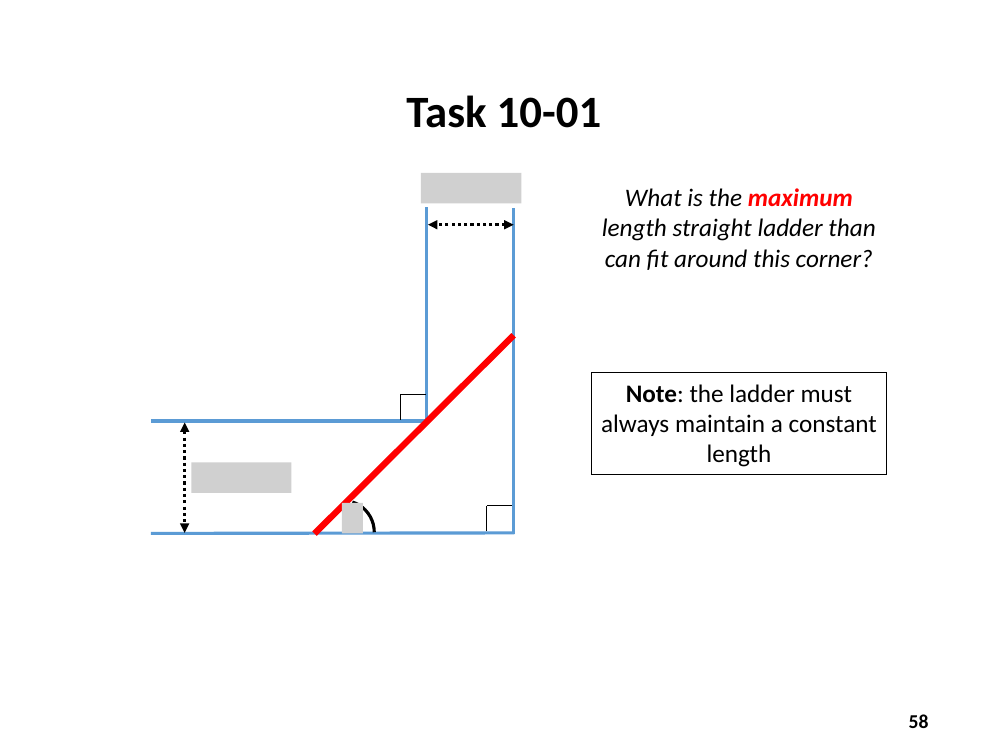
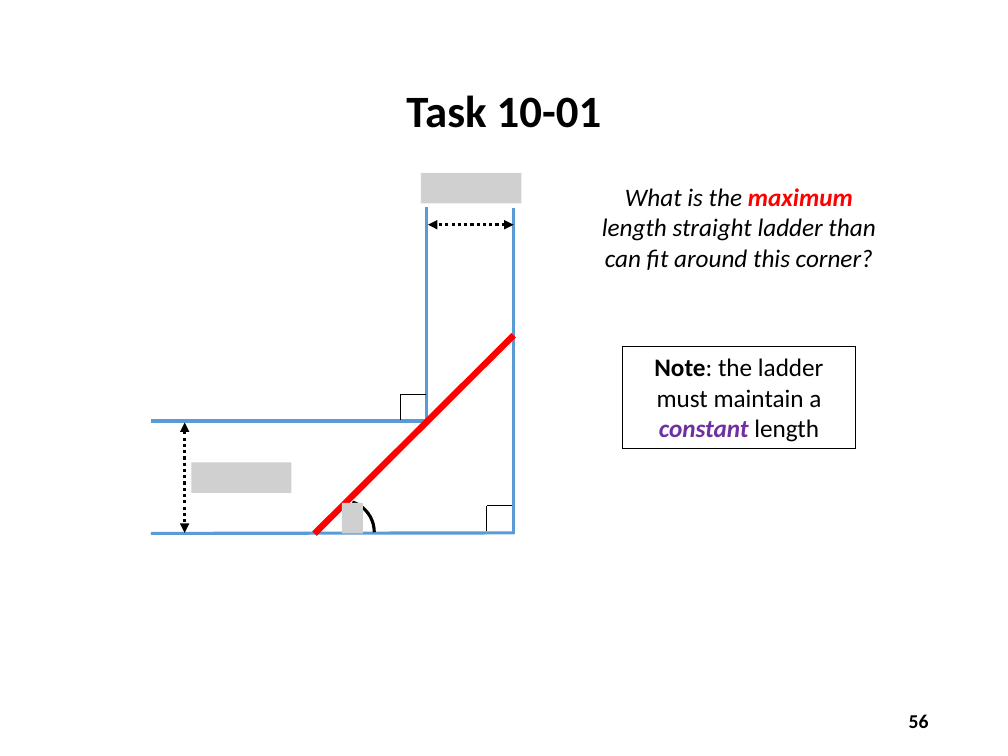
Before and after one commit to noahchampagne/QIS101, a slide deck: slide 56 of slides/Session 10 - Numerical Analysis/Session 10 - Numerical Analysis.pptx (slide 58 before the commit). Drawn at 1008x756 pixels with LibreOffice and Linux fonts; fonts in the diff are those of the drawing; grey boxes stand for pictures. Boxes give left, top, right and bottom in pixels: in the first picture for what was removed or moved away, otherwise in the second. Text is boxed around its words. In the diff, an @@ line names an element or a change of style, - is before the commit and + after.

```diff
--- a/slides/Session 10 - Numerical Analysis/Session 10 - Numerical Analysis.pptx
+++ b/slides/Session 10 - Numerical Analysis/Session 10 - Numerical Analysis.pptx
@@ rectangle "Note: the ladder must maintain ...": place and size @@
-rectangle "Note: the ladder must maintain ..." at <box>591,372,887,474</box>
+rectangle "Note: the ladder must maintain ..." at <box>623,347,855,449</box>
@@ text in rectangle at <box>654,358,824,442</box>: text changed @@
-Note: the ladder must always maintain a constant length
+Note: the ladder must maintain a constant length
@@ page number at <box>909,714,929,728</box>: text changed @@
-58
+56
```
Also in this commit, not shown: 11 other slides changed, 2 slides removed.
